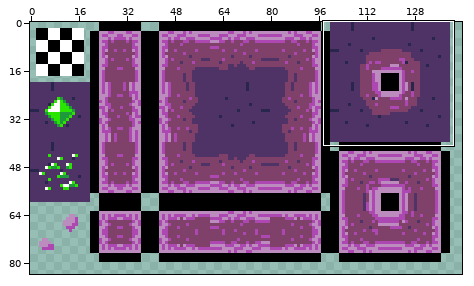
Edited in one commit: sprite sheet (tilesets/CaveTileSet/output_tileset.png). Above, an overview of the earlier version with the close-up marked.
Close-up. The starting point:
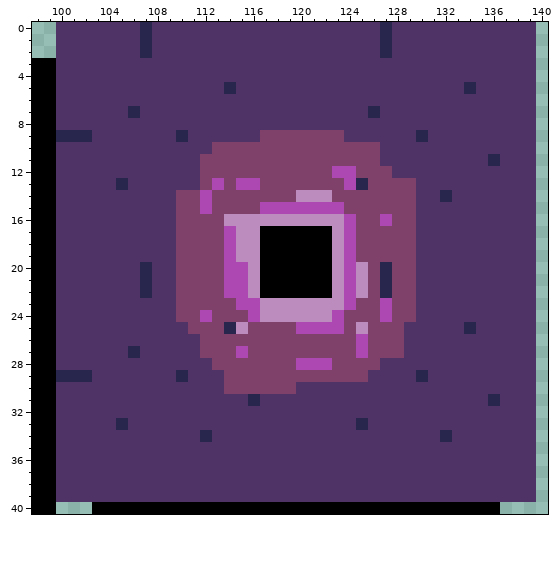
The file is 160x160 pixels. Shown: x 98..140, y 0..40. The wide view leaves out empty margins.
New version:
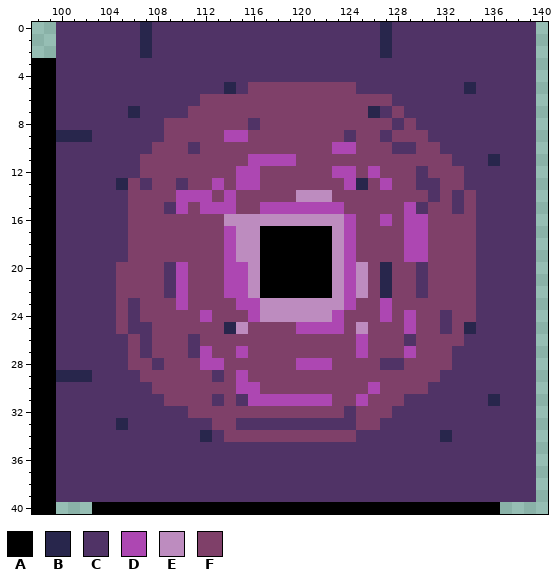
Palette (. is transparent): A #000000  B #28264c  C #503366  D #ad47b2  E #bd8cbf  F #7f4069
Change:
y 5: x 116..124 CCCCCCCCC -> FFFFFFFFF
y 6: x 112..127 CCCCCCCCCCCCCCCC -> FFFFFFFFFFFFFFFF
y 7: x 111..125 CCCCCCCCCCCCCCC -> FFFFFFFFFFFFFFF; x 128 C -> F
y 8: x 109..115 CCCCCCC -> FFFFFFF; x 117..127 CCCCCCCCCCC -> FFFFFFFFFFF; x 129 C -> F
y 9: x 109..116 CBCCCCCC -> FFFFFDDF; x 125..126 CC -> FF; x 128..130 CCB -> FFF
y 10: x 108..110 CCC -> FFF; x 112 C -> F; x 123..124 FF -> DD; x 127 C -> F; x 130..131 CC -> FF
y 11: x 107..111 CCCCC -> FFFFF; x 116..119 FFFF -> DDDD; x 127..132 CCCCCC -> FFFFFF
y 12: x 107..111 CCCCC -> FFFFF; x 115..116 FF -> DD; x 126 F -> D; x 128..129 CC -> FF; x 131..133 CCC -> FFF
y 13: x 106 C -> F; x 108..109 CC -> FF; x 111 C -> F; x 127 F -> D; x 132..133 CC -> FF
y 14: x 106..111 CCCCFF -> FFFFDD; x 114 F -> D; x 130 C -> F; x 132 B -> F; x 134 C -> F
y 15: x 106..108 CCC -> FFF; x 110 F -> D; x 113..114 FF -> DD; x 129 F -> D; x 131..132 CC -> FF; x 134 C -> F
y 16..19: x 106..109 CCCC -> FFFF; x 129..134 FCCCCC -> DDFFFF
y 20..22: x 105..108 CCBC -> FFFF; x 110 F -> D; x 131..134 CCCC -> FFFF
y 23: x 105 C -> F; x 107..110 CCCF -> FFFD; x 130..134 CCCCC -> FFFFF
y 24: x 105 C -> F; x 107..109 CCC -> FFF; x 129..131 FCC -> DFF; x 133..134 CC -> FF
y 25: x 105 C -> F; x 108..110 CCC -> FFF; x 129..131 CCC -> DFF; x 133 C -> F
y 26: x 106 C -> F; x 108..110 CCC -> FFF; x 130..133 CCCC -> FFFF
y 27: x 106 B -> F; x 108..110 CCC -> FFF; x 112 F -> D; x 129..132 CCCC -> DFFF
y 28: x 106..107 CC -> FF; x 109..113 CCCCF -> FFFDD; x 129..132 CCCC -> FFFF
y 29: x 107..112 CCCBCC -> FFFFFF; x 115 F -> D; x 126..131 CCCCBC -> FFFFFF
y 30: x 108..113 CCCCCC -> FFFFFF; x 115..116 FF -> DD; x 120..130 CCCCCCCCCCC -> FFFFFFDFFFF
y 31: x 109..112 CCCC -> FFFF; x 114 C -> F; x 116..128 BCCCCCCCCCCCC -> DDDDDDDFFDFFF
y 32: x 111..123 CCCCCCCCCCCCC -> FFFFFFFFFFFFF; x 125..127 CCC -> FFF
y 33: x 113..114 CC -> FF; x 125..126 BC -> FF
y 34: x 114..124 CCCCCCCCCCC -> FFFFFFFFFFF
